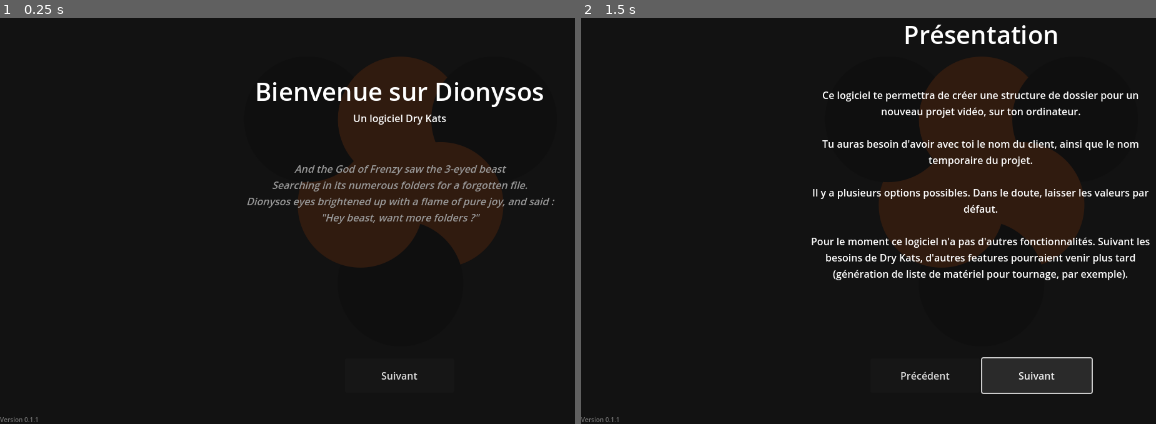
Above: before the commit, frames 1-2 (left to right).
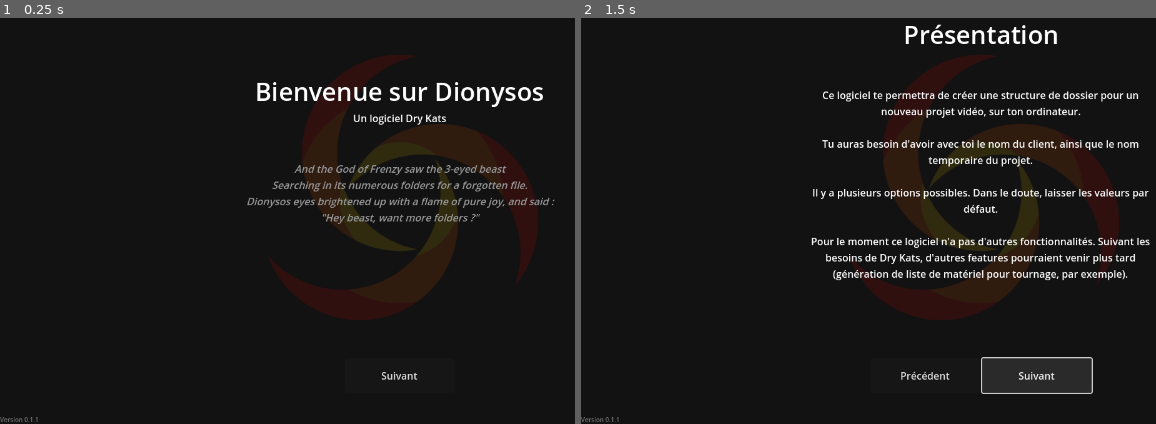
Above: after the commit, the same moments.

Repository: lutzilutz/Dionysos
Game: Godot game, scene res://scenes/main.tscn
Same seed, same stepped clock (60 frames per second), same inputs: the game is played once before the commit and once after it.
Inputs:
- Up to frame 1 (0.25 s): no input
- Up to frame 2 (1.5 s): click "Choose Folder" at 0.5 s; click "Suivant" at 1.25 s

The runs differ from the first frame. In frame 1, 12% of the frame differs, in the area x 46-94%, y 9-75%; in frame 2, 12%.

Commit message:
Changed icon, including for export

Diff:
--- a/project.godot
+++ b/project.godot
@@ -14,7 +14,7 @@
 config/version="0.1.1"
 run/main_scene="res://scenes/main.tscn"
 config/features=PackedStringArray("4.4", "Forward Plus")
-config/icon="uid://cld3csx6b0wyj"
+config/icon="uid://bmilsg2l8tatg"
 
 [display]
 
--- a/scenes/main.tscn
+++ b/scenes/main.tscn
@@ -1,7 +1,7 @@
 [gd_scene load_steps=7 format=3 uid="uid://rvfixiqdxhj5"]
 
 [ext_resource type="Script" uid="uid://cg3dakhfpgbxn" path="res://scenes/main.gd" id="1_h26jr"]
-[ext_resource type="Texture2D" uid="uid://crms50xqmr4hi" path="res://resources/branding/Dionysos logo v01.png" id="2_tefeu"]
+[ext_resource type="Texture2D" uid="uid://bmilsg2l8tatg" path="res://resources/branding/Dionysos logo v02 512.png" id="2_tefeu"]
 [ext_resource type="Theme" uid="uid://dltvaum6axc0k" path="res://resources/themes/default_button.tres" id="3_4krfr"]
 [ext_resource type="PackedScene" uid="uid://c0hehmr5yk3sb" path="res://scenes/form_label.tscn" id="4_tbgi4"]
 [ext_resource type="PackedScene" uid="uid://bykv8asyllwbm" path="res://scenes/form_title.tscn" id="4_tefeu"]
--- a/scenes/tutorial/tutorial.tscn
+++ b/scenes/tutorial/tutorial.tscn
@@ -1,8 +1,8 @@
 [gd_scene load_steps=8 format=3 uid="uid://chx2gfya25vkc"]
 
 [ext_resource type="Script" uid="uid://bom206aomgjy5" path="res://scenes/tutorial/tutorial.gd" id="1_c13y7"]
-[ext_resource type="Texture2D" uid="uid://crms50xqmr4hi" path="res://resources/branding/Dionysos logo v01.png" id="2_6yjpi"]
 [ext_resource type="PackedScene" uid="uid://bold22vhsyo8q" path="res://scenes/tutorial/tutorial_intro.tscn" id="2_8ho6b"]
+[ext_resource type="Texture2D" uid="uid://bmilsg2l8tatg" path="res://resources/branding/Dionysos logo v02 512.png" id="2_g7eoy"]
 [ext_resource type="PackedScene" uid="uid://bejqrbt876jdl" path="res://scenes/tutorial/tutorial_advices.tscn" id="3_ph3nu"]
 [ext_resource type="PackedScene" uid="uid://djhsfawi8fbmt" path="res://scenes/tutorial/tutorial_outro.tscn" id="4_4kmhl"]
 [ext_resource type="PackedScene" uid="uid://dfpu4utbaxbvj" path="res://scenes/tutorial/tutorial_faq.tscn" id="4_cq4me"]
@@ -29,7 +29,7 @@
 [node name="Sprite2D" type="Sprite2D" parent="."]
 modulate = Color(1, 1, 1, 0.127)
 position = Vector2(640, 360)
-texture = ExtResource("2_6yjpi")
+texture = ExtResource("2_g7eoy")
 
 [node name="VBoxContainer" type="VBoxContainer" parent="."]
 layout_mode = 1
Not shown, changed: export_presets.cfg
Binary file removed: resources/branding/Dionysos logo v01.png
Binary file added: resources/branding/Dionysos logo v02 256.png
Renamed: resources/branding/Dionysos logo v02.png -> resources/branding/Dionysos logo v02 512.png
